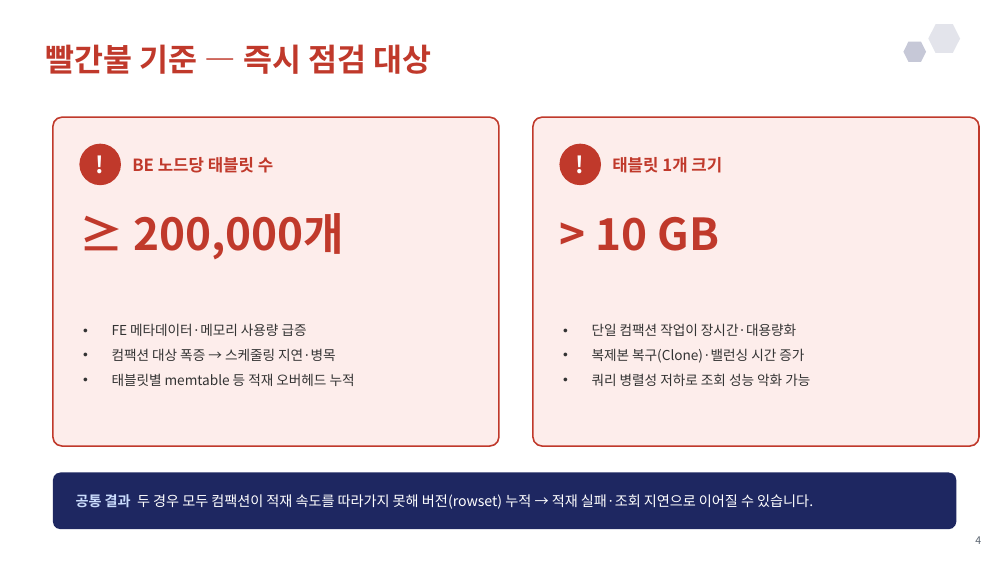
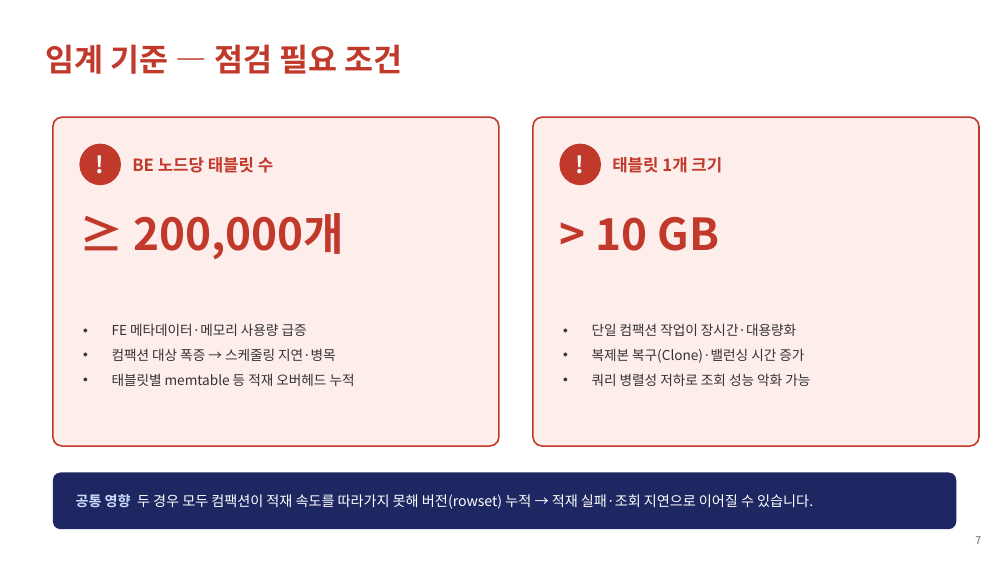
Before and after one commit to jungho-shin/my-react-app, a slide deck: slide 7 of etc/StarRocks/StarRocks_파티션_버킷_관리_발표자료.pptx (slide 4 before the commit). Drawn at 1008x567 pixels with LibreOffice and Linux fonts; fonts in the diff are those of the drawing. Boxes give left, top, right and bottom in pixels: in the first picture for what was removed or moved away, otherwise in the second. Text is boxed around its words. In the diff, an @@ line names an element or a change of style, - is before the commit and + after.

```diff
--- a/etc/StarRocks/StarRocks_파티션_버킷_관리_발표자료.pptx
+++ b/etc/StarRocks/StarRocks_파티션_버킷_관리_발표자료.pptx
@@ hexagon removed at (929, 24, 960, 53) @@
@@ text at (45, 44, 402, 74): text changed @@
-빨간불 기준 — 즉시 점검 대상
+임계 기준 — 점검 필요 조건
@@ hexagon removed at (904, 42, 926, 62) @@
@@ text at (76, 494, 813, 509): text changed @@
-공통 결과 두 경우 모두 컴팩션이 적재 속도를 따라가지 못해 버전(rowset) 누적 → 적재 실패·조회 지연으로 이어질 수 있습니다.
+공통 영향 두 경우 모두 컴팩션이 적재 속도를 따라가지 못해 버전(rowset) 누적 → 적재 실패·조회 지연으로 이어질 수 있습니다.
@@ text at (975, 536, 981, 544): text changed @@
-4
+7
```
Also in this commit, not shown: 8 other slides changed, 5 slides added.
